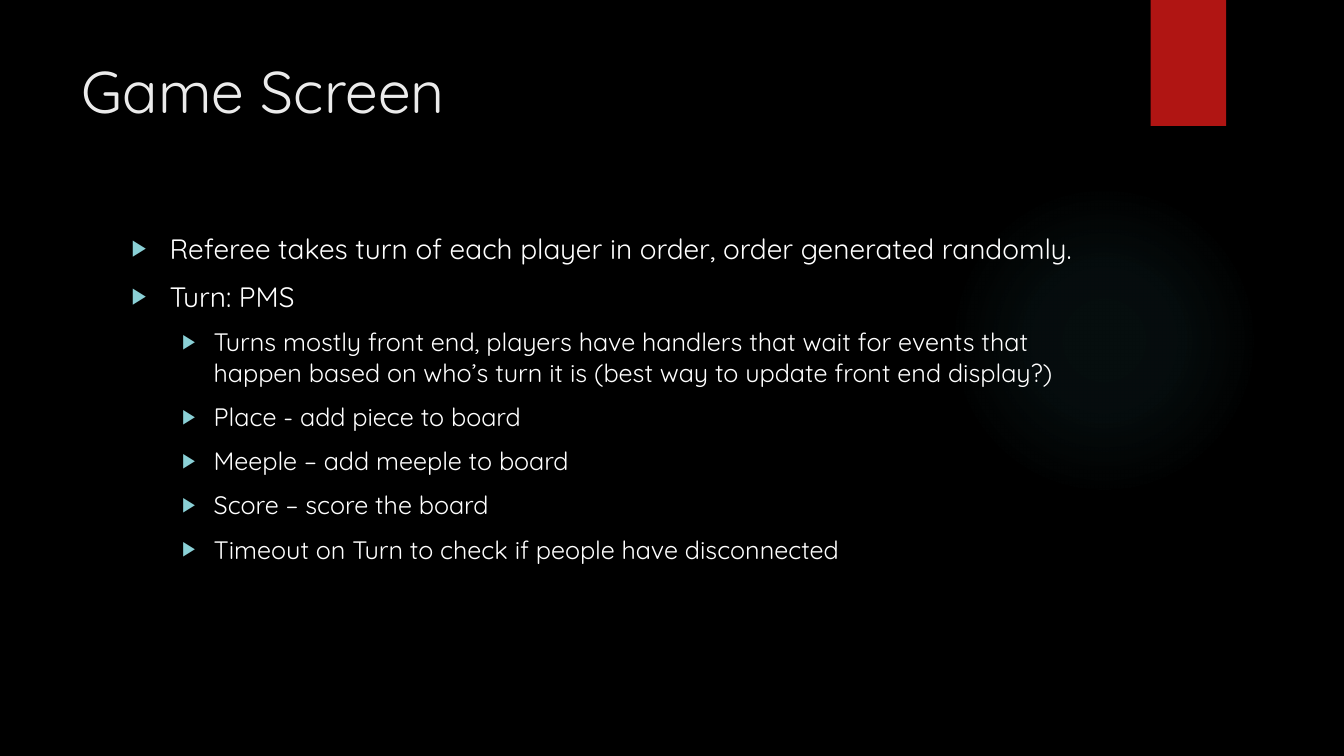
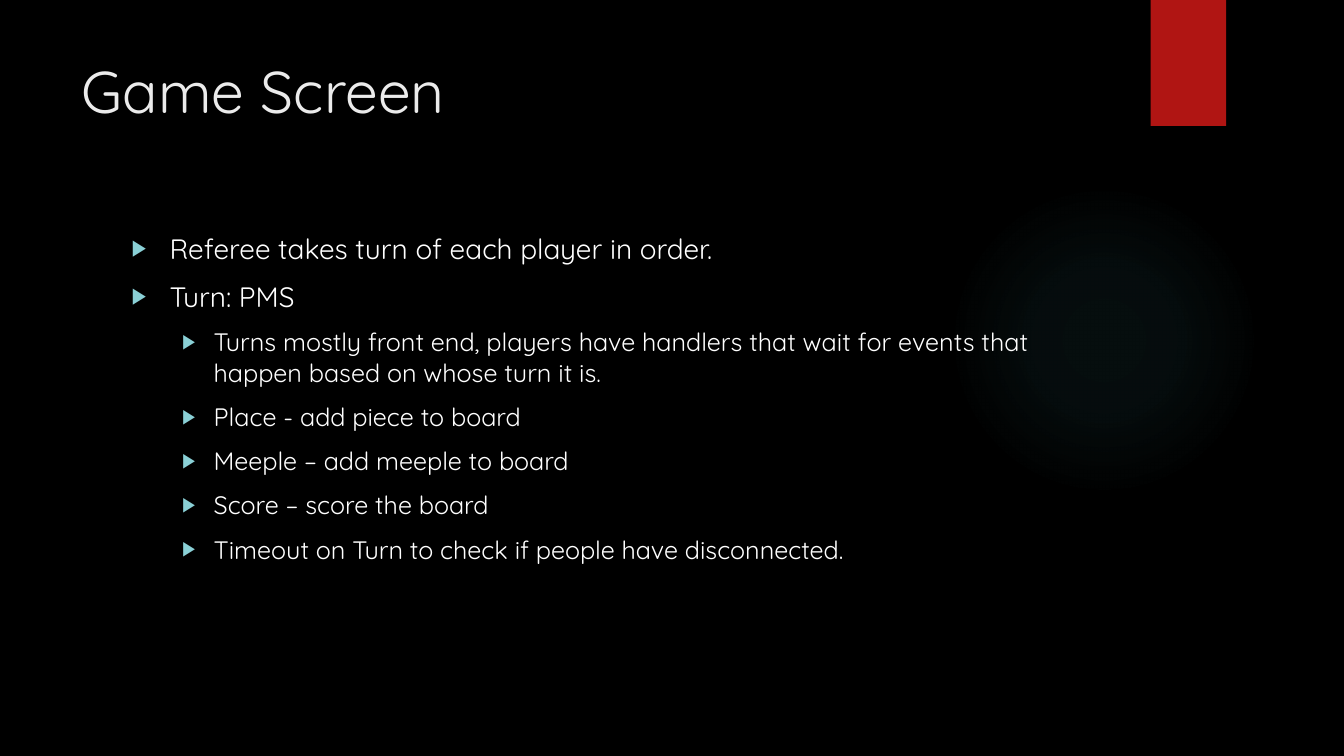
Before and after one commit to istewart/carcassonne, a slide deck: slide 7 of Design Document.pptx. Drawn at 1344x756 pixels with LibreOffice and Linux fonts; fonts in the diff are those of the drawing; background and template pictures are left out. Boxes give left, top, right and bottom in pixels: in the first picture for what was removed or moved away, otherwise in the second. Text is boxed around its words. In the diff, an @@ line names an element or a change of style, - is before the commit and + after.

Commit message:
updated\ .pptx file

```diff
--- a/Design Document.pptx
+++ b/Design Document.pptx
@@ text at bbox=[170, 238, 712, 265]: text changed @@
-▶ Referee takes turn of each player in order, order generated randomly.
+▶ Referee takes turn of each player in order.
@@ text at bbox=[214, 332, 1028, 387]: text changed @@
-  ▶ Turns mostly front end, players have handlers that wait for events that happen based on who’s turn it is (best way to update front end display?)
+  ▶ Turns mostly front end, players have handlers that wait for events that happen based on whose turn it is.
@@ text at bbox=[214, 540, 844, 564]: text changed @@
-  ▶ Timeout on Turn to check if people have disconnected
+  ▶ Timeout on Turn to check if people have disconnected.
```
Also in this commit, not shown: 5 other slides changed.
